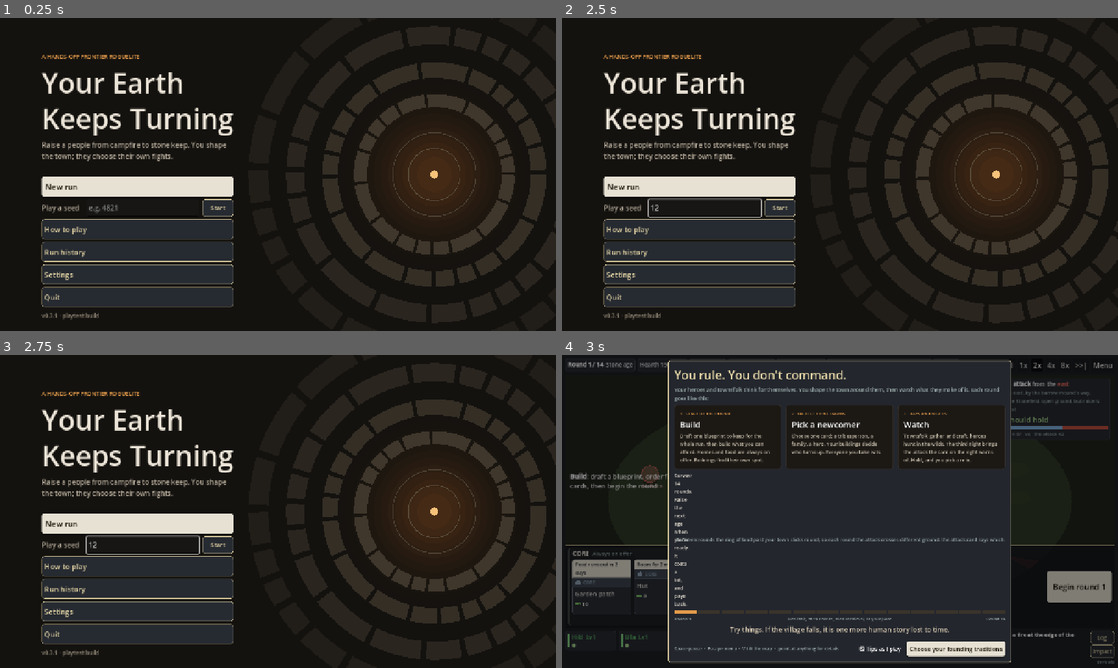
Above: before the commit, frames 1-4 (two rows, left to right).
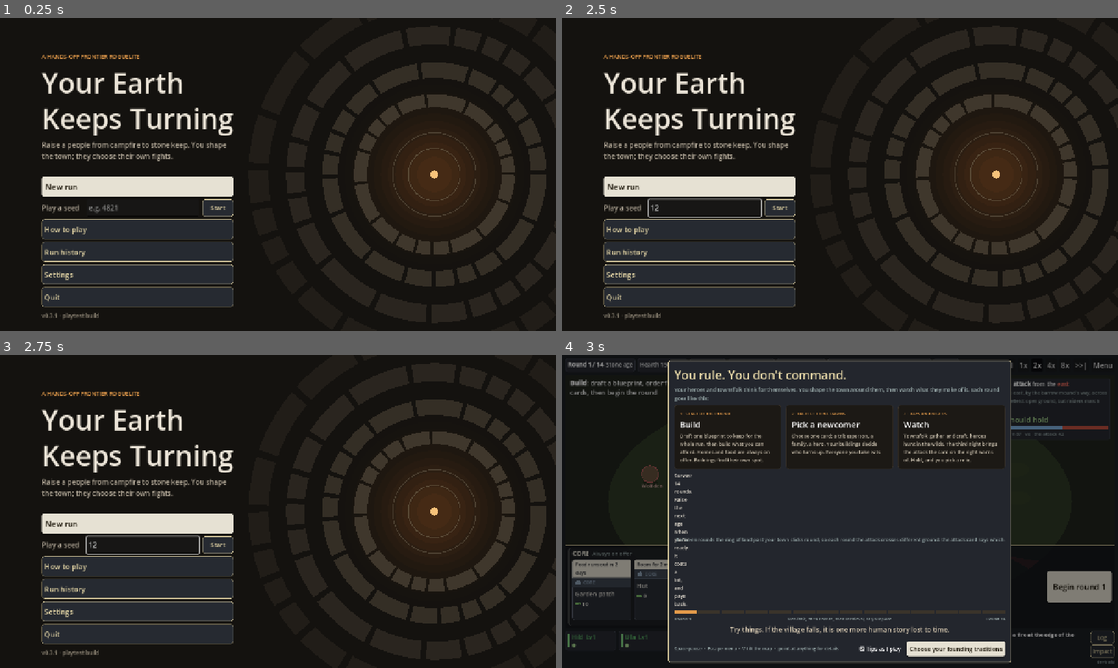
Above: after the commit, the same moments.

Repository: carltonbonks/YourEarthKeepsTurning-CityBuilder
Game: Godot game, scene res://game/main.tscn
Two runs of this game, one before a commit and one after it. Both use one fixed random seed, a clock stepped at 60 frames per second and the inputs below.
Inputs (mouse positions are in pixels of both pictures, inside the frame that each line leads up to):
- Up to frame 1 (0.25 s): no input
- Up to frame 2 (2.5 s): click (706, 208) at 0.52 s; type "12" at 0.6 s; click "Begin round 1" at 1.25 s; click "Begin round 1" at 2 s
- Up to frame 3 (2.75 s): no input
- Up to frame 4 (3 s): click "New run" at 2.75 s

Frames 1-3 are identical in both runs. In frame 4, 0.7% of the frame differs, in the area x 1-98%, y 7-85%.

Commit message:
One shape per card size: 3:4 for large and medium, squatter small
Every card of a size now has the same width and height wherever it
appears (large 186x248, medium 156x208, small 136x140), instead of
growing with what is on it. A crowded card gives up body lines, then its
body (all of it is on hover), and grows only if it still doesn't fit.
Draft cards get their second body line back now that the shape is fixed.

Co-Authored-By: Claude Opus 5.5 (1M context) <noreply@anthropic.com>
Claude-Session: https://claude.ai/code/session_0184DRg5UBhyxWCD8CZyCMAB

Diff:
--- a/game/build_hand_view.gd
+++ b/game/build_hand_view.gd
@@ -19,8 +19,8 @@
 signal previewing(type: String)
 signal begin_pressed
 
-## The height the hand keeps for its small cards (CardView), so the strip doesn't jump as cards change.
-const HAND_HEIGHT := 140.0
+## The height the hand keeps for its small cards (their fixed shape, CardView), so the strip doesn't jump as cards change.
+const HAND_HEIGHT: float = CardView.SHAPE[CardView.Size.SMALL].y
 ## The row's height at full size: the cards plus each section's heading and edges.
 const ROW_HEIGHT := HAND_HEIGHT + 40.0
 ## The row shrinks no further than this; past it the last cards are cut off at the screen's edge.
@@ -337,11 +337,8 @@
 			btn.add_chip(hint.replace("Opens a row: ", "Opens "), "house", CardView.TEXT, btn.family_color())
 		if "outpost" in tags:
 			btn.add_chip("can be lost", "", CardView.DANGER)
-	# The band already says "Rule-breaker" or "Outpost", so the body skips saying it again. A draft offer keeps
-	# its body to one line so the draft window leaves the attack card room beside it.
+	# The band already says "Rule-breaker" or "Outpost", so the body skips saying it again.
 	btn.set_body(text.trim_prefix("Rule-breaker. ").trim_prefix("Outpost. "))
-	if drafting:
-		btn.set_body_lines(1)
 	if not drafting and owned > 0:
 		btn.set_footer("You have %d" % owned)
 	# The frame shows the offer's own roll (CardRoll); the band's gem how rare this blueprint is.
@@ -387,7 +384,7 @@
 	var building: String = run.content.buildings[up["building"]]["name"]
 	var btn := CardView.new(CardView.Size.MEDIUM, "building", "Upgrade", up["name"]).set_band_icon("hammer")
 	btn.add_chip("for your " + building.to_lower(), "house", CardView.TEXT, btn.family_color())
-	btn.set_body(up["text"]).set_body_lines(1).set_footer("Instead of a new blueprint")
+	btn.set_body(up["text"]).set_footer("Instead of a new blueprint")
 	btn.tooltip_text = "Draft it: every %s, built or still to come, is changed for the rest of the run.\n%s" % [building.to_lower(), up["text"]]
 	btn.set_roll(run.content, CardRoll.roll_of(offer), up.get("rarity", "white"), CardRoll.mods_of(offer))
 	btn.disabled = not run.hand.can_draft_upgrade(id)
@@ -407,7 +404,7 @@
 	btn.set_advice(why)
 	btn.set_price(run.stock, cost)
 	btn.add_chip("%s + %s" % [a, b], "house", CardView.TEXT, btn.family_color())
-	btn.set_body("%s %s" % [row_offer_line(run, id), row["text"]] if drafting else row["text"]).set_body_lines(1 if drafting else 2)
+	btn.set_body("%s %s" % [row_offer_line(run, id), row["text"]] if drafting else row["text"])
 	btn.tooltip_text = "%s and %s go up together in one cluster, a fifth cheaper than ordering both.\n%s\nOnly buildings ordered as a row make this bonus." % [
 		a, b, row["text"]]
 	if drafting:
@@ -431,7 +428,7 @@
 	var btn := CardView.new(CardView.Size.MEDIUM, "building", "Clear a ring", "Clear a new ring").set_band_icon("ring")
 	btn.set_advice("Room to grow: %d%% full" % full)
 	btn.set_price(run.stock, cost)
-	btn.set_body("Opens the next ring of plots round the town for good. A bigger town has a longer edge to hold.").set_body_lines(1)
+	btn.set_body("Opens the next ring of plots round the town for good. A bigger town has a longer edge to hold.")
 	btn.set_footer("Ring %d of %d" % [run.rings_open + 1, run.content.town["rings"].size()])
 	btn.tooltip_text = "Takes this draft instead of a new building: pay to clear the next ring, and buildings can stand there from now on.\nAgeing up also opens a ring, for free."
 	btn.disabled = not run.hand.can_clear_ring()
--- a/game/card_view.gd
+++ b/game/card_view.gd
@@ -16,7 +16,9 @@
 
 enum Size { LARGE, MEDIUM, SMALL }
 
-const WIDTH := {Size.LARGE: 196.0, Size.MEDIUM: 166.0, Size.SMALL: 136.0}
+## Every card of a size has the same shape, so cards read as one set wherever they appear: large and medium are
+## 3:4, small (the build hand) squatter so the hand stays low over the map. Text that doesn't fit is in the hover panel.
+const SHAPE := {Size.LARGE: Vector2(186, 248), Size.MEDIUM: Vector2(156, 208), Size.SMALL: Vector2(136, 140)}
 ## What kind of card: the band's colour and icon. Muted, and never one of the four rarity colours.
 const FAMILIES := {
 	"folk": {"color": "#c39a7a", "icon": "folk"},
@@ -57,6 +59,10 @@
 var _body: Label
 var _footer: Label
 var _selected := false
+## How many lines the body may take when there is room (set_body_lines), and whether it has text to show.
+var _body_lines := 2
+var _body_wanted := false
+var _fitting := false
 
 
 func _init(sz := Size.LARGE, fam := "folk", kind := "", title := "") -> void:
@@ -66,13 +72,14 @@
 	mouse_default_cursor_shape = Control.CURSOR_POINTING_HAND
 	# Space pauses the game, so a card clicked a moment ago must not take it.
 	focus_mode = Control.FOCUS_NONE
-	custom_minimum_size = Vector2(WIDTH[sz], 0)
+	custom_minimum_size = SHAPE[sz]
 	_box = VBoxContainer.new()
 	_box.set_anchors_and_offsets_preset(Control.PRESET_FULL_RECT)
 	_box.mouse_filter = Control.MOUSE_FILTER_IGNORE
 	_box.add_theme_constant_override("separation", 0)
 	add_child(_box)
 	_box.minimum_size_changed.connect(_fit)
+	resized.connect(_fit)
 	_band = PanelContainer.new()
 	_band.mouse_filter = Control.MOUSE_FILTER_IGNORE
 	var tint := family_color()
@@ -170,9 +177,24 @@
 	return Color(FAMILIES.get(family, FAMILIES["folk"])["color"])
 
 
-## The card grows to fit what is on it; a row of cards then takes the tallest one's height.
+## The card keeps its shape: when what is on it runs too tall, the body gives up lines, then goes (the hover panel
+## has it all). Only a card that still doesn't fit grows. Judged once the card has its width: before that every
+## label measures tall.
 func _fit() -> void:
-	custom_minimum_size.y = _box.get_combined_minimum_size().y
+	if _fitting or size.x < SHAPE[card_size].x - 0.5:
+		return
+	_fitting = true
+	var lines := _body_lines
+	_body.max_lines_visible = lines
+	_body.visible = _body_wanted
+	while _body.visible and _box.get_combined_minimum_size().y > SHAPE[card_size].y:
+		lines -= 1
+		if lines <= 0:
+			_body.visible = false
+		else:
+			_body.max_lines_visible = lines
+	custom_minimum_size.y = maxf(SHAPE[card_size].y, _box.get_combined_minimum_size().y)
+	_fitting = false
 
 
 func _label(parent: Control, text: String, font_size: int, tint: Color) -> Label:
@@ -235,7 +257,7 @@
 		var l := _chip_label(row, text, tint, 11)
 		l.autowrap_mode = TextServer.AUTOWRAP_WORD_SMART
 		l.custom_minimum_size.x = minf(l.get_theme_font("font").get_string_size(text, HORIZONTAL_ALIGNMENT_LEFT, -1, 11).x + 1.0,
-			WIDTH[card_size] - 34.0)
+			SHAPE[card_size].x - 34.0)
 	_gives.add_child(chip)
 	return chip
 
@@ -285,13 +307,17 @@
 func set_body(text: String, tint := DIM) -> CardView:
 	_body.text = text
 	_body.add_theme_color_override("font_color", tint)
-	_body.visible = text != "" and card_size != Size.SMALL
+	_body_wanted = text != "" and card_size != Size.SMALL
+	_body.visible = _body_wanted
+	_fit()
 	return self
 
 
 ## Lets the body run to as many lines as it needs (a relic's text is the whole card).
 func set_body_lines(lines: int) -> CardView:
+	_body_lines = lines
 	_body.max_lines_visible = lines
+	_fit()
 	return self
 
 
@@ -411,7 +437,7 @@
 	# The few words go beside the name when both fit the card, else on a line of their own under it.
 	var short := str(m.get("short", ""))
 	var font := name_l.get_theme_font("font")
-	var room: float = WIDTH[card_size] - 32.0
+	var room: float = SHAPE[card_size].x - 32.0
 	var both := font.get_string_size(m["name"] + "  " + short, HORIZONTAL_ALIGNMENT_LEFT, -1, 11).x + (13.0 if content.marks.has(id) else 0.0)
 	var short_l := _chip_label(row if both <= room else col, short, TEXT, 11)
 	short_l.horizontal_alignment = HORIZONTAL_ALIGNMENT_RIGHT
--- a/tests/test_card_view.gd
+++ b/tests/test_card_view.gd
@@ -86,3 +86,20 @@
 			var gap := absf(tint.h - rc.h) * 2.0 + absf(tint.s - rc.s) + absf(tint.v - rc.v)
 			check(gap > 0.25, "the %s band is not %s" % [fam, r])
 	check(UiKit.RECOMMEND_COLOR.s < 0.2, "advice is bone, not gold")
+
+
+## Cards measure their text only on screen, so how a crowded card gives up body lines is checked in the screenshots.
+func test_cards_of_a_size_share_one_shape() -> void:
+	var c := Content.load_default()
+	for sz: int in CardView.SHAPE:
+		var card := CardView.new(sz, "folk", "Tribesperson", "A much longer name than most")
+		var mods: Array[String] = ["nimble", "twins"]
+		card.set_roll(c, "yellow", "white", mods)
+		card.set_body("A body long enough to wrap over several lines on any card, and then a little more.")
+		check_eq(card.custom_minimum_size, CardView.SHAPE[sz], "size %d starts at its shape" % sz)
+		card.free()
+	for sz: int in [CardView.Size.LARGE, CardView.Size.MEDIUM]:
+		var shape: Vector2 = CardView.SHAPE[sz]
+		check(is_equal_approx(shape.x / shape.y, 0.75), "size %d is 3:4" % sz)
+	check(CardView.SHAPE[CardView.Size.SMALL].y < CardView.SHAPE[CardView.Size.SMALL].x / 0.75, "small cards are squatter")
+	check_eq(BuildHandView.HAND_HEIGHT, CardView.SHAPE[CardView.Size.SMALL].y, "the hand keeps room for exactly one small card")
Not shown, changed: docs/DEVELOPMENT.md
Not shown, changed: docs/PENDING_DEFAULTS.md
